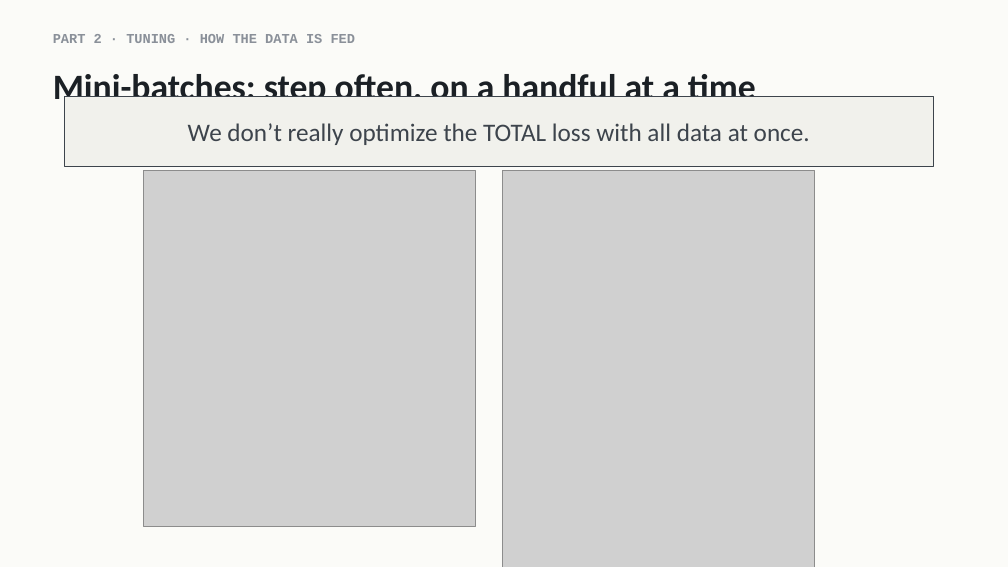
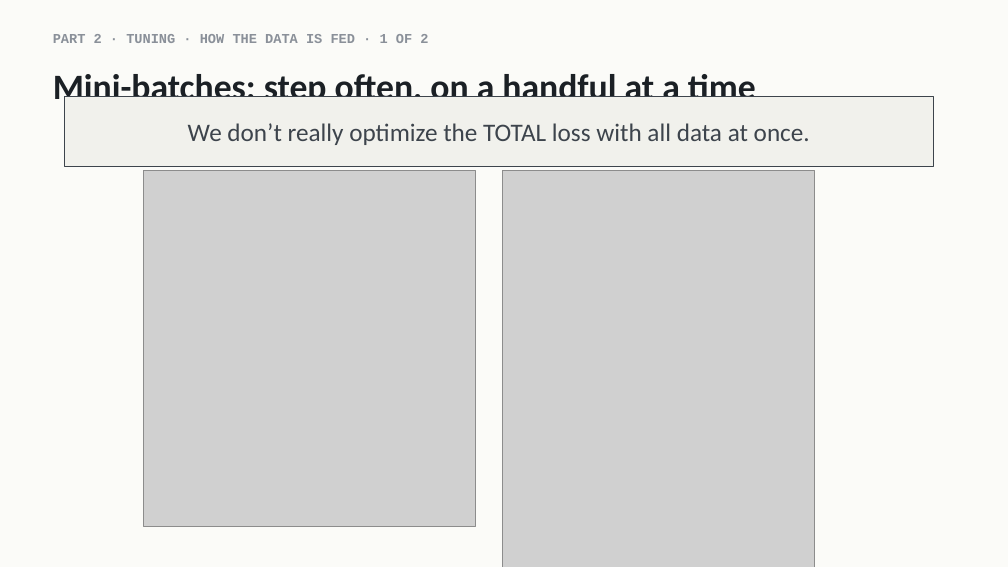
Before and after one commit to indigobio/msacl_dl_course, a slide deck: slide 12 of slides/pptx/lecture04_training_practice.pptx. Drawn at 1008x567 pixels with LibreOffice and Linux fonts; fonts in the diff are those of the drawing; grey boxes stand for pictures. Boxes give left, top, right and bottom in pixels: in the first picture for what was removed or moved away, otherwise in the second. Text is boxed around its words. In the diff, an @@ line names an element or a change of style, - is before the commit and + after.

```diff
--- a/slides/pptx/lecture04_training_practice.pptx
+++ b/slides/pptx/lecture04_training_practice.pptx
@@ text at (53,34,428,43): text changed @@
-PART 2 · TUNING · HOW THE DATA IS FED
+PART 2 · TUNING · HOW THE DATA IS FED · 1 OF 2
```
Also in this commit, not shown: 4 other slides changed, 5 other files.
